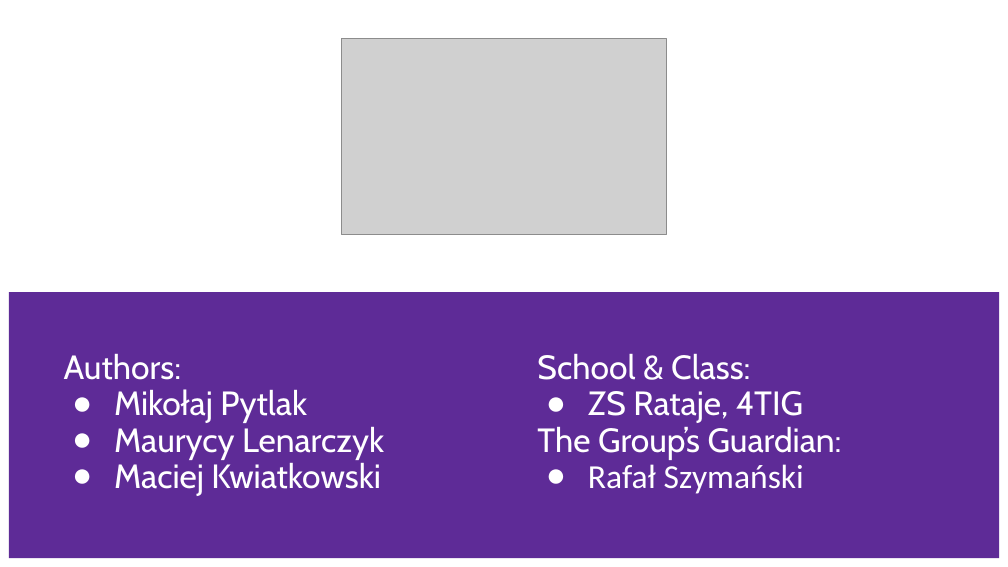
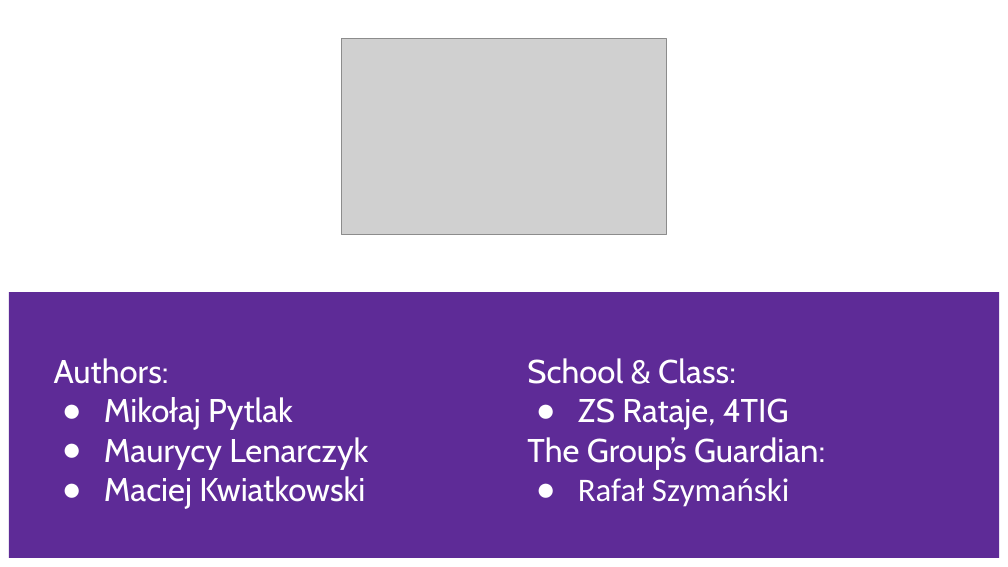
Before and after one commit to sus-pills/ai4youth-sus, a slide deck: slide 1 of contest/SUS_Pills.pptx. Drawn at 1008x567 pixels with LibreOffice and Linux fonts; fonts in the diff are those of the drawing; grey boxes stand for pictures. Boxes give left, top, right and bottom in pixels: in the first picture for what was removed or moved away, otherwise in the second. Text is boxed around its words. In the diff, an @@ line names an element or a change of style, - is before the commit and + after.

```diff
--- a/contest/SUS_Pills.pptx
+++ b/contest/SUS_Pills.pptx
@@ subtitle "Authors:" at (54,358,368,509): size 24 to 23.5 pt; line spacing 0.9 to 1 @@
@@ subtitle "School & Class:" at (527,358,825,507): size 24 to 23.5 pt; line spacing 0.9 to 1 @@
```
Also in this commit, not shown: 5 other slides changed, 6 other files.
